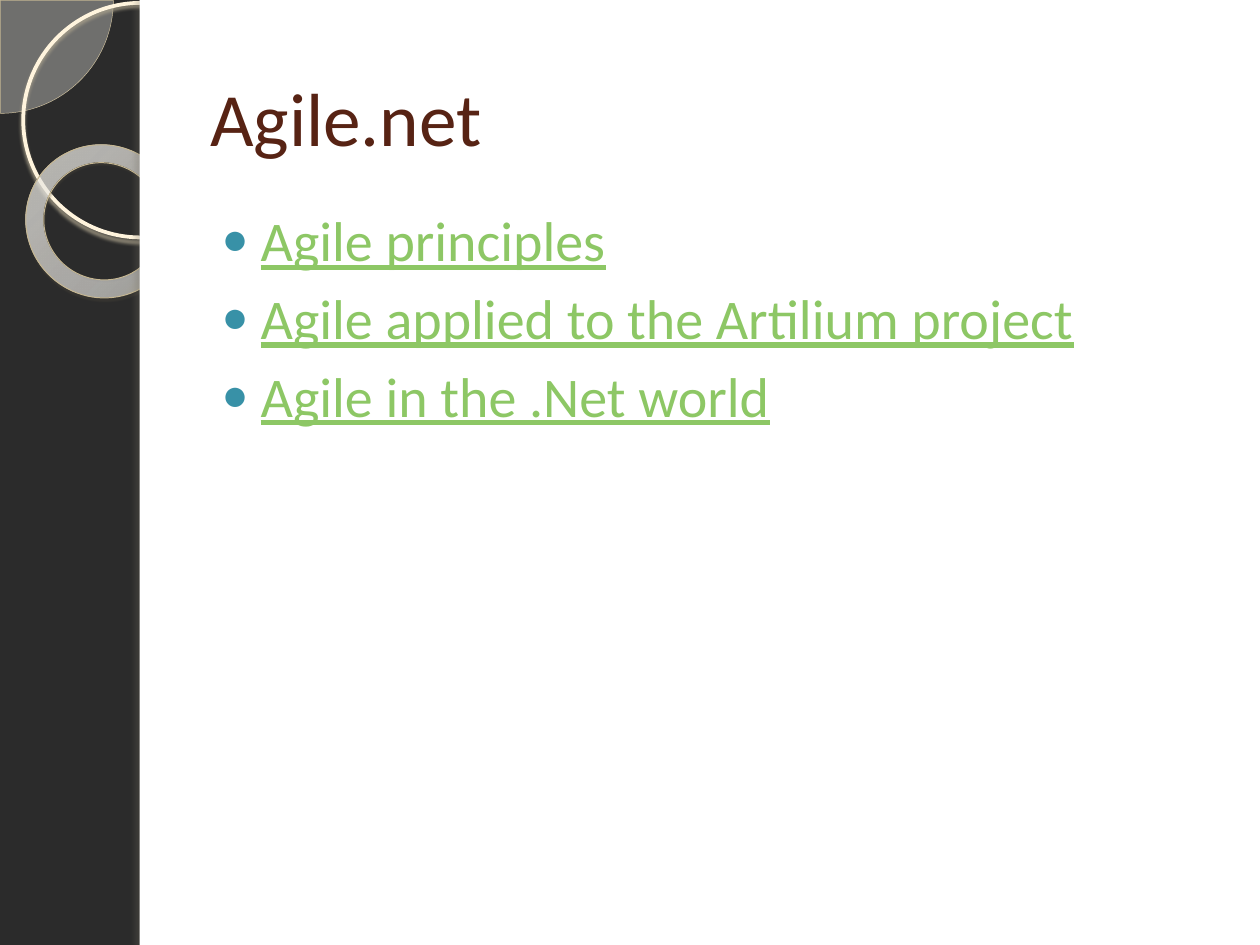
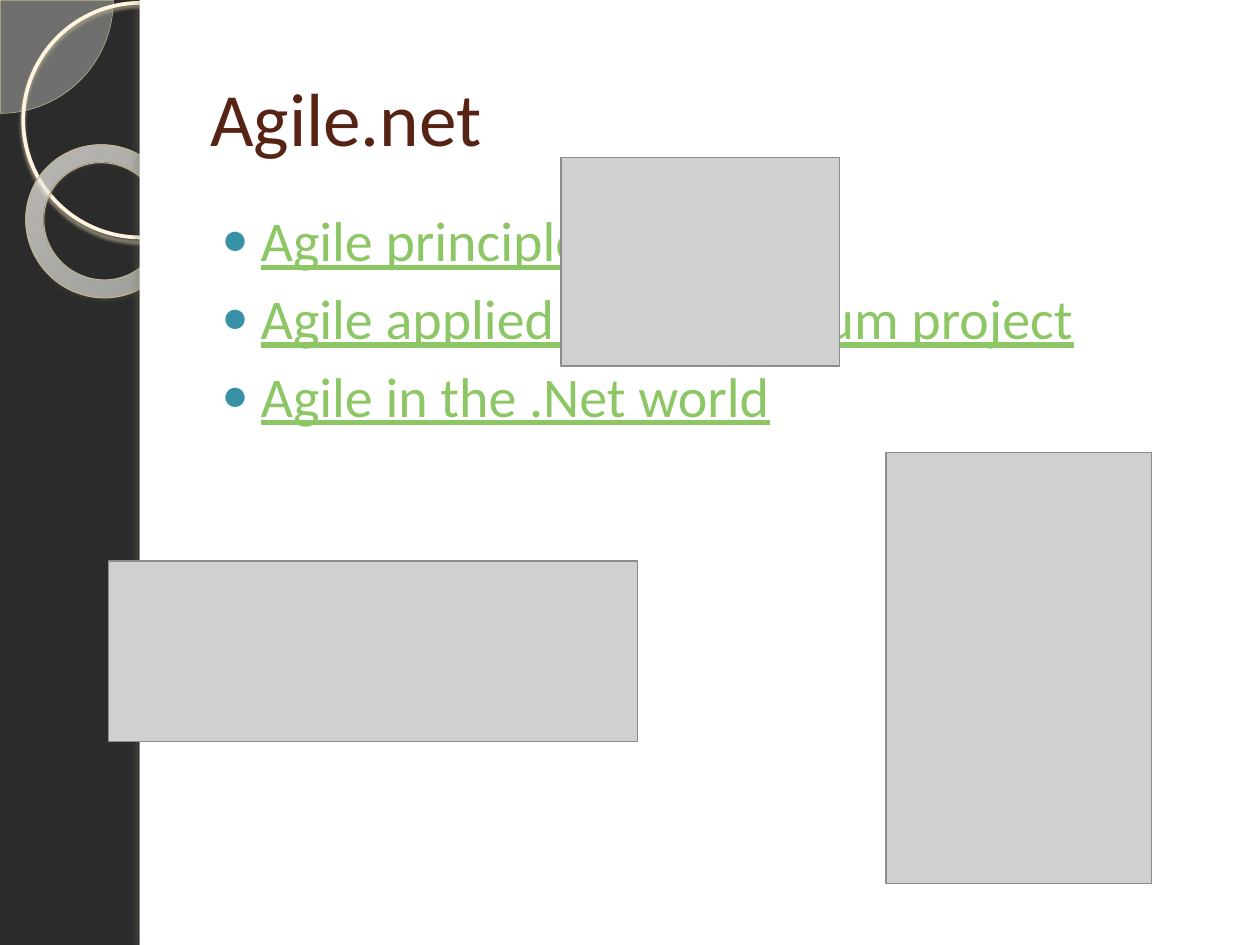
Before and after one commit to michelgrootjans/foresee, a slide deck: slide 2 of Agile.net/AgileTOC.pptx. Drawn at 1260x945 pixels with LibreOffice and Linux fonts; fonts in the diff are those of the drawing; grey boxes stand for pictures; background and template pictures are left out; a plain dark background stands for a picture behind light text. Boxes give left, top, right and bottom in pixels: in the first picture for what was removed or moved away, otherwise in the second. Text is boxed around its words. In the diff, an @@ line names an element or a change of style, - is before the commit and + after.

Commit message:
added images, has to be cleaned up

```diff
--- a/Agile.net/AgileTOC.pptx
+++ b/Agile.net/AgileTOC.pptx
@@ picture added at (561,158,839,367) @@
@@ picture added at (886,452,1152,883) @@
@@ picture added at (108,561,638,741) @@
```
